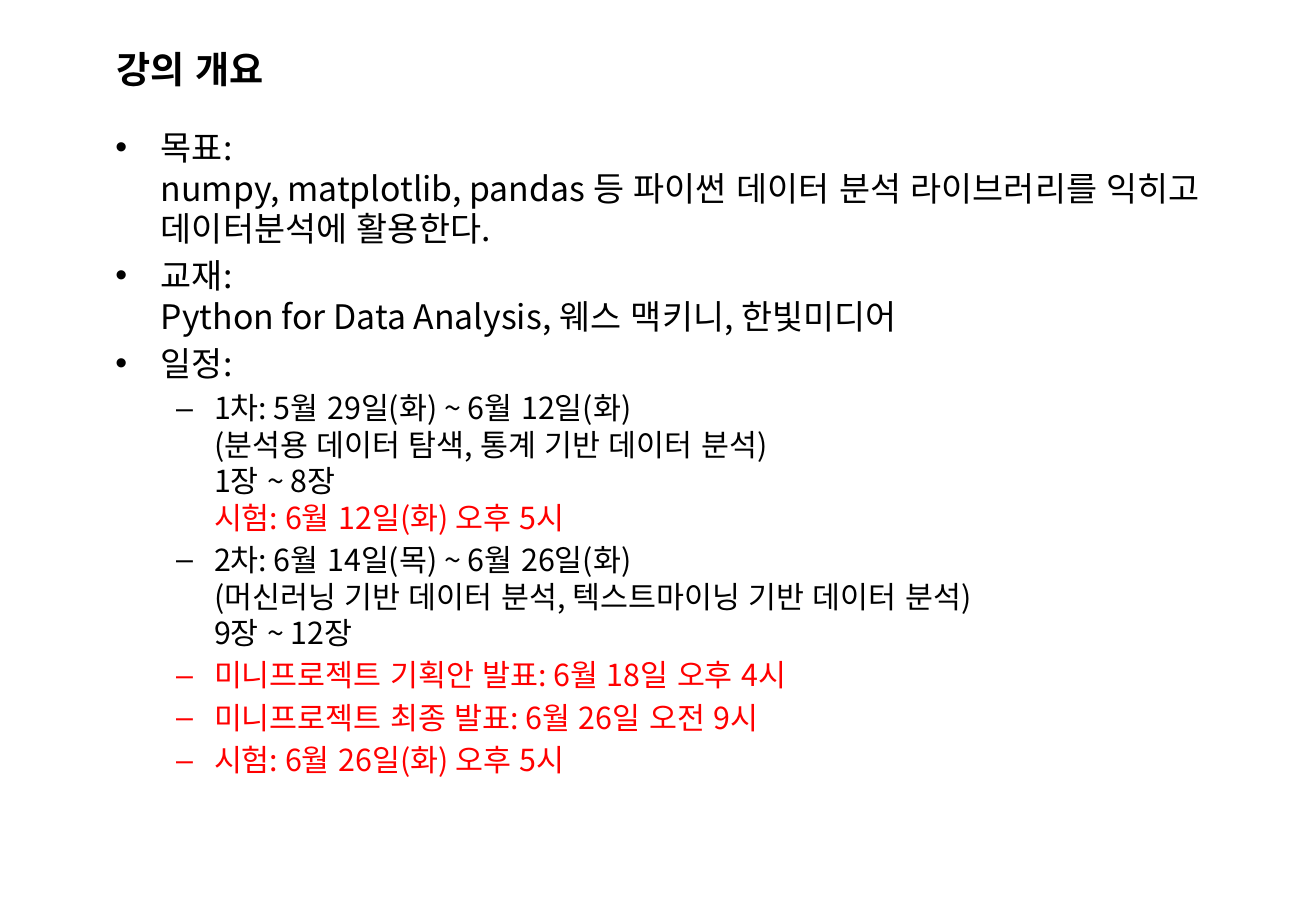
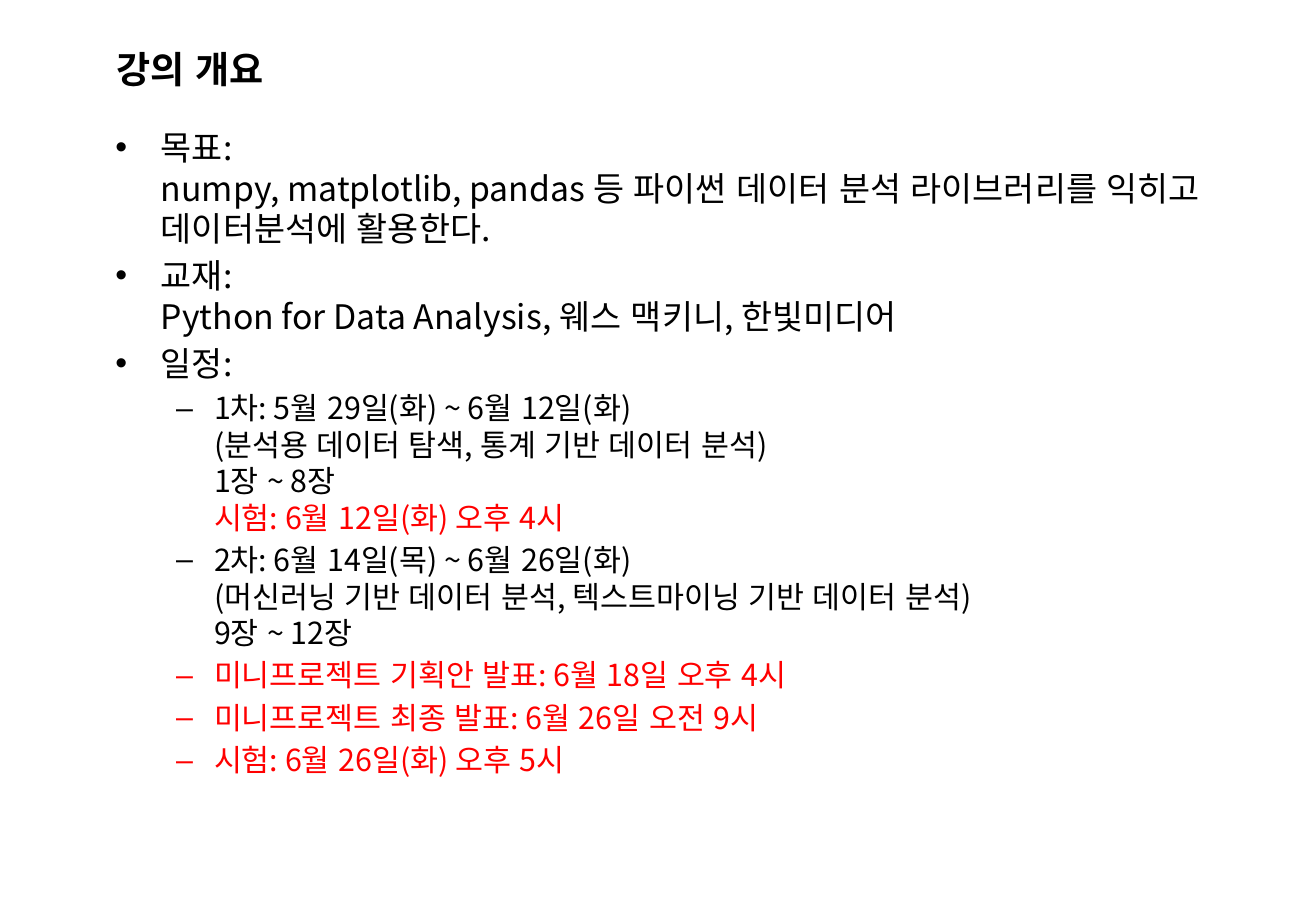
Before and after one commit to sulheebaek/DAPython, a slide deck: slide 2 of 한2018_파이썬을 활용한 데이터 분석_강의개요.pptx. Drawn at 1316x911 pixels with LibreOffice and Linux fonts; fonts in the diff are those of the drawing; background and template pictures are left out. Boxes give left, top, right and bottom in pixels: in the first picture for what was removed or moved away, otherwise in the second. Text is boxed around its words. In the diff, an @@ line names an element or a change of style, - is before the commit and + after.

```diff
--- a/한2018_파이썬을 활용한 데이터 분석_강의개요.pptx
+++ b/한2018_파이썬을 활용한 데이터 분석_강의개요.pptx
@@ text at (214,394,767,535): text changed @@
-  – 1차: 5월 29일(화) ~ 6월 12일(화)
-    (분석용 데이터 탐색, 통계 기반 데이터 분석)
-    1장 ~ 8장
-    시험: 6월 12일(화) 오후 5시
+  – 1차: 5월 29일(화) ~ 6월 12일(화)
+    (분석용 데이터 탐색, 통계 기반 데이터 분석)
+    1장 ~ 8장
+    시험: 6월 12일(화) 오후 4시
```
Also in this commit, not shown: 1 slide added, 1 slide removed.
